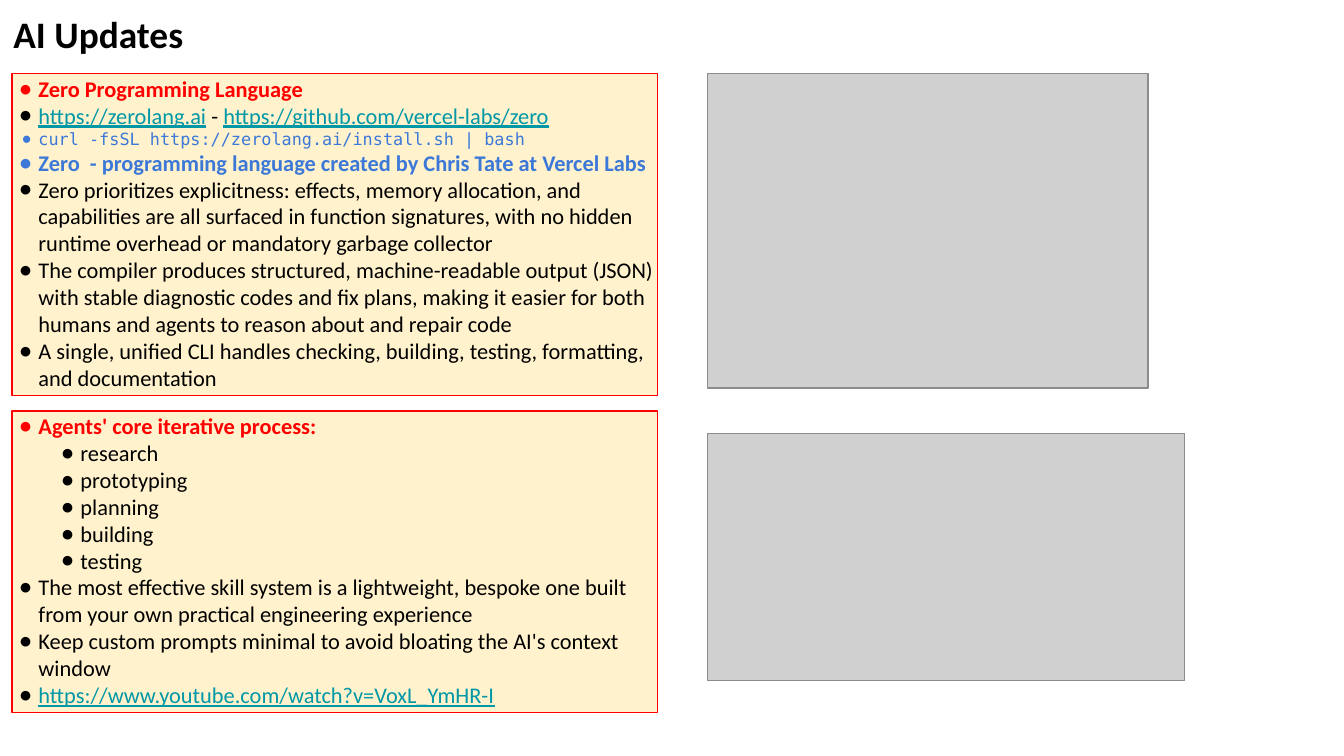
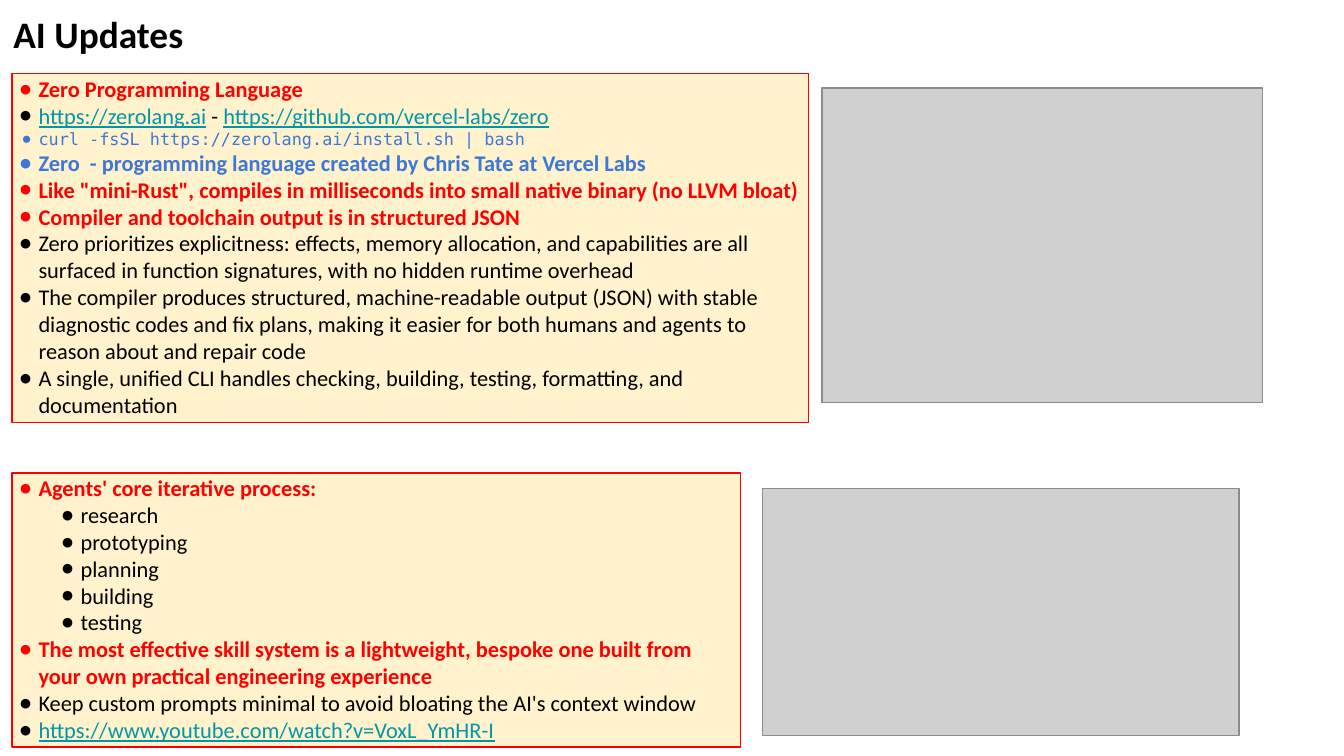
Before and after one commit to lselector/seminar, a slide deck: slide 17 of 2026/2026-05-22-AI-Updates.pptx (slide 16 before the commit). Drawn at 1344x756 pixels with LibreOffice and Linux fonts; fonts in the diff are those of the drawing; grey boxes stand for pictures. Boxes give left, top, right and bottom in pixels: in the first picture for what was removed or moved away, otherwise in the second. Text is boxed around its words. In the diff, an @@ line names an element or a change of style, - is before the commit and + after.

```diff
--- a/2026/2026-05-22-AI-Updates.pptx
+++ b/2026/2026-05-22-AI-Updates.pptx
@@ rectangle "Zero Programming Language": place and size @@
-rectangle "Zero Programming Language" at <box>12,74,659,395</box>
+rectangle "Zero Programming Language" at <box>12,74,808,423</box>
@@ picture: place and size @@
-picture at <box>708,74,1149,388</box>
+picture at <box>823,87,1263,402</box>
@@ text in rectangle at <box>39,181,798,282</box>: text changed @@
-● Zero prioritizes explicitness: effects, memory allocation, and capabilities are all surfaced in function signatures, with no hidden runtime overhead or mandatory garbage collector
+● Like "mini-Rust", compiles in milliseconds into small native binary (no LLVM bloat)
+● Compiler and toolchain output is in structured JSON
+● Zero prioritizes explicitness: effects, memory allocation, and capabilities are all surfaced in function signatures, with no hidden runtime overhead
@@ rectangle "Agents' core iterative process:": place and size @@
-rectangle "Agents' core iterative process:" at <box>12,411,659,712</box>
+rectangle "Agents' core iterative process:" at <box>12,473,741,747</box>
@@ picture: place and size @@
-picture at <box>708,434,1185,681</box>
+picture at <box>762,489,1239,737</box>
@@ text in rectangle at <box>39,641,692,688</box>: text colour #000000 to #FF0000, bold on in "The most effective skill system is a ..."; bullet colour #000000 to #FF0000 @@
```
Also in this commit, not shown: 20 other slides changed, 2 slides added, 1 slide removed.
